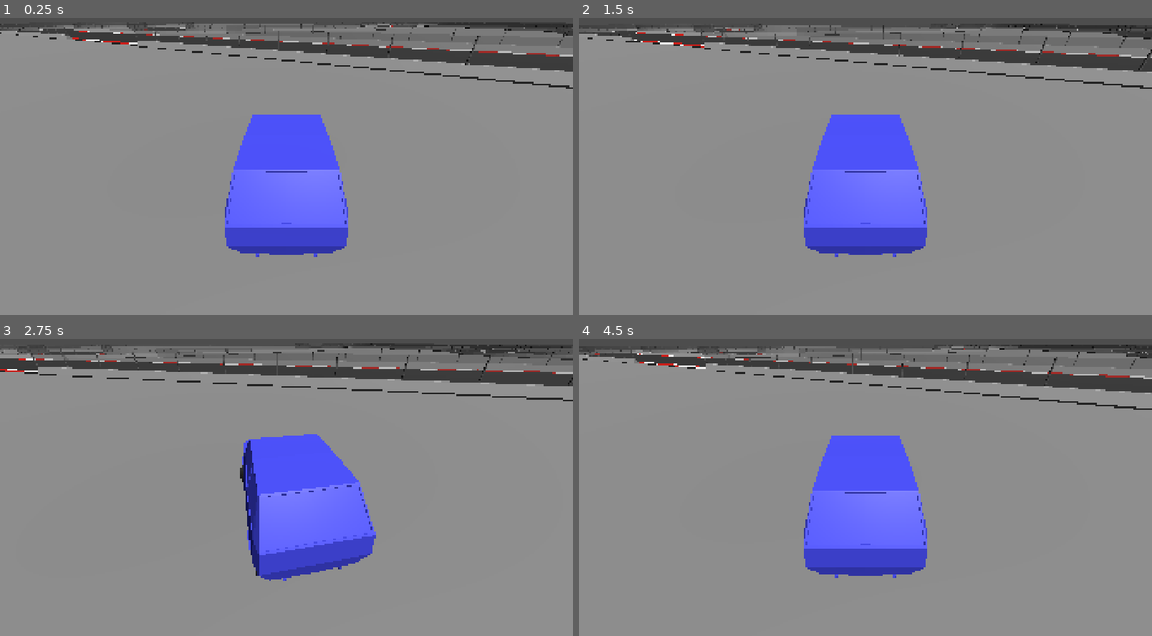
Above: before the commit, frames 1-4 (two rows, left to right).
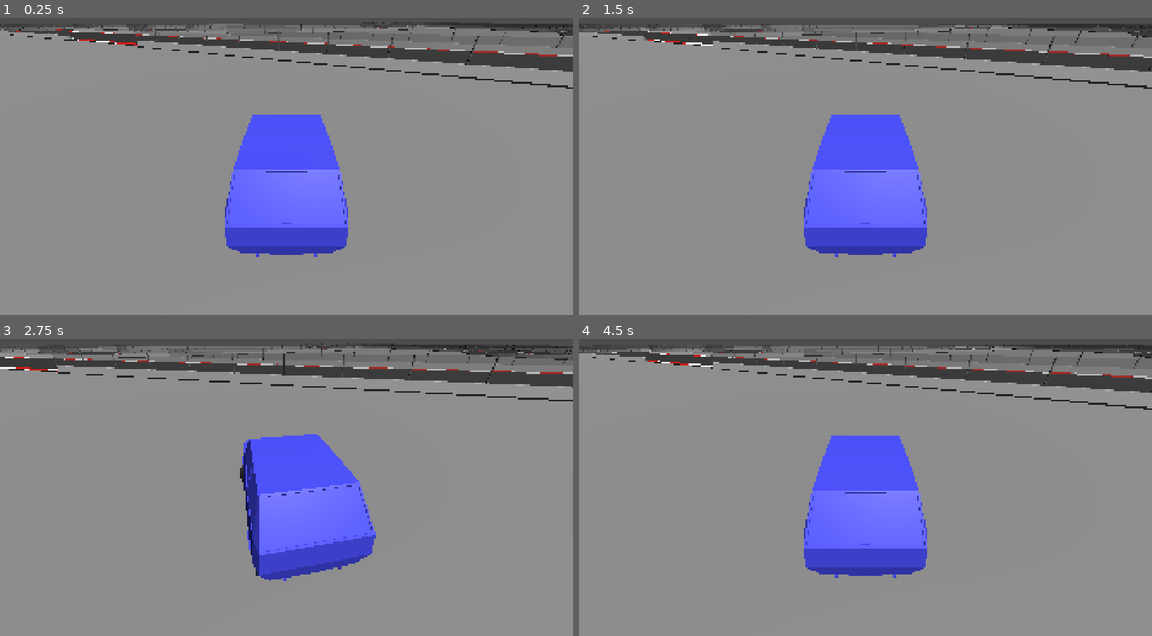
Above: after the commit, the same moments.

Repository: joelhari/my-racing-game
Game: Godot game, scene res://game.tscn
Two runs of this game, one before a commit and one after it. Both use one fixed random seed, a clock stepped at 60 frames per second and the inputs below.
Inputs:
- Up to frame 1 (0.25 s): no input
- Up to frame 2 (1.5 s): hold D (right) 0.53-1.28 s; hold S (break) 0.53-1.28 s; hold F (shift_down) from 1.28 s (still down); tap S (break) at 1.35 s
- Up to frame 3 (2.75 s): release F (shift_down) at 2.03 s; hold D (right) from 2.03 s (still down); hold S (break) from 2.03 s (still down); tap Left (look_left) at 2.1 s
- Up to frame 4 (4.5 s): release D (right) at 2.78 s; release S (break) at 2.78 s; hold W (accelerate) 2.78-3.53 s; tap Right (look_right) at 2.85 s; tap S (break) at 3.05, 4.35 s; hold S (break) 3.53-4.28 s; hold A (left) from 3.53 s (still down)

The runs differ from the first frame. In frame 1, 1.2% of the frame differs, in the area x 0-100%, y 1-80%; in frame 2, 2.6%; in frame 3, 2.3%; in frame 4, 2.7%.

Commit message:
update steering and tweek car parameters

Diff:
--- a/objects/cars/car.gd
+++ b/objects/cars/car.gd
@@ -7,15 +7,16 @@
 var steering_wheels: Array[Wheel]
 
 @export_group("Engine")
-@export var acceleration: float = 500.0
+@export var acceleration: float = 4000.0
 # for now just limit the speed with this variable
 @export var max_speed: float = 60.0
 # TODO: use acceleration curve together with gears and rpm
 @export var acceleration_curve: Curve
 
 @export_group("Drive Train")
-@export var breaking: float = 400.0
+@export var breaking: float = 2000.0
 @export var wheel_turn_speed: float = 2.0
+@export var wheel_min_turn_angle: float = deg_to_rad(5.0)
 @export var wheel_max_turn_angle: float = deg_to_rad(30.0)
 
 
@@ -75,7 +76,7 @@
 
 
 func _do_steering(delta: float) -> void:
-    var steering_input: float = Input.get_axis("right", "left") * wheel_turn_speed
+    var steering_input: float = Input.get_axis("right", "left")
 
     if is_zero_approx(steering_input):
         var wheel_rotation = move_toward(
@@ -84,8 +85,14 @@
             wheel.rotation.y = wheel_rotation
     else:
         # TODO: Implement max turn angle base on car velocity
-        var wheel_rotation = clampf(
-            steering_wheels.get(0).rotation.y + (steering_input * delta),
-            -wheel_max_turn_angle, wheel_max_turn_angle)
+        var velocity: float = abs(-global_basis.z.dot(linear_velocity))
+        var turn_angle = steering_input * (
+            wheel_min_turn_angle + (
+                (wheel_max_turn_angle - wheel_min_turn_angle)
+                * (1 - (velocity / max_speed))
+            ))
+        var wheel_rotation = move_toward(
+            steering_wheels.get(0).rotation.y, turn_angle,
+            wheel_turn_speed * delta)
         for wheel in steering_wheels:
             wheel.rotation.y = wheel_rotation
--- a/objects/cars/car.tscn
+++ b/objects/cars/car.tscn
@@ -38,10 +38,11 @@
 
 [node name="Car" type="RigidBody3D" unique_id=305355653 node_paths=PackedStringArray("wheels", "skid_marks")]
 collision_mask = 8
-mass = 60.0
+mass = 950.0
 script = ExtResource("1_h4id6")
 wheels = [NodePath("WheelFL"), NodePath("WheelFR"), NodePath("WheelRL"), NodePath("WheelRR")]
 skid_marks = [NodePath("SkidMarks/GPUParticles3D"), NodePath("SkidMarks/GPUParticles3D2"), NodePath("SkidMarks/GPUParticles3D3"), NodePath("SkidMarks/GPUParticles3D4")]
+max_speed = 30.0
 acceleration_curve = SubResource("Curve_e2o6t")
 
 [node name="CollisionShape3D" type="CollisionShape3D" parent="." unique_id=1549398599]
--- a/objects/cars/wheel.gd
+++ b/objects/cars/wheel.gd
@@ -7,15 +7,15 @@
 @export var breaks: bool = true
 
 @export_group("Suspension")
-@export var spring_strength: float = 10000.0
-@export var spring_damping: float = 200.0
+@export var spring_strength: float = 150000.0
+@export var spring_damping: float = 4000.0
 @export var rest_dist: float = 0.42
 @export var over_extend: float = 0.2
 
 @export_group("Tire")
 @export var grip_curve: Curve
 @export var static_firction: float = 5
-@export var dynamic_friction: float = 1
+@export var dynamic_friction: float = 3
 
 
 @onready var mesh: Node3D = get_child(0)
